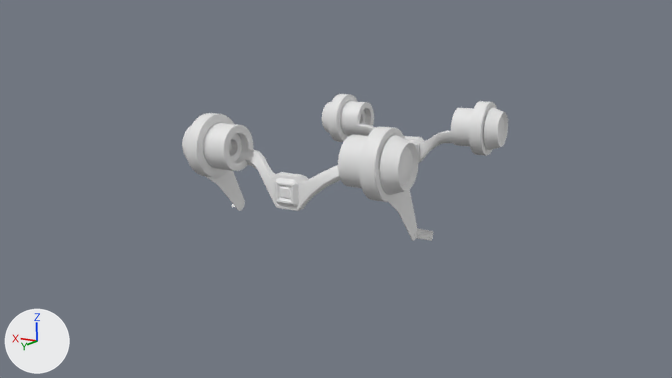
One commit to the Blender file Assets/Arts/3DModels/Type - 0.1.blend: the scene before it, then after it.
Both versions are drawn from the file's camera 'Camera'. Arrows for +X, +Y and +Z are at lower left; the lights stay in place.
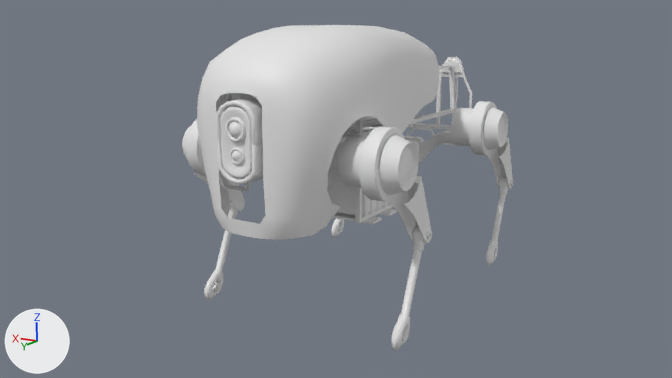
Commit message: Type 0.1 model completed

Pixel boxes (x1, y1, x2, y2) of what changed, in the pictures (672 x 378 px):
'Sphere.002', added: after (197, 25, 439, 239)
'Cube.012', added: after (216, 98, 263, 184)
'Cube.003', reshaped: before (185, 147, 433, 241); after (185, 147, 432, 243)
'Cylinder', added: after (204, 200, 425, 351)
'Cube.005', added: after (228, 65, 455, 223)
'Cube.008', added: after (327, 180, 390, 217)
'Cube.007', added: after (407, 57, 472, 145)
'Cylinder.001', added: after (331, 176, 509, 266)
'Cube.004', added: after (481, 130, 513, 188)
'Sphere', added: after (333, 208, 398, 224)
'Cube.006', added: after (219, 93, 257, 191)
'Cube.010', added: after (346, 116, 380, 132)
'Cube.009', added: after (329, 129, 365, 169)
part 1 of me_cube_002, added: after (427, 179, 513, 239)
part 2 of me_cube_002, built on: before (218, 174, 433, 241); after (194, 138, 513, 243)

Diff of the bpy script that builds the scene:
```diff
--- a/Assets/Arts/3DModels/Type - 0.1.blend.py
+++ b/Assets/Arts/3DModels/Type - 0.1.blend.py
@@ me_cube_002 @@
-me_cube_002.from_pydata(...)  # 125 vertices, 122 faces; spans x 0.798..0.926, y -0.429..0.24, z -0.616..0.013
+me_cube_002.from_pydata(...)  # 320 vertices, 334 faces; spans x 0.798..0.93, y -0.429..0.24, z -0.616..0.013
+# me_cube_002 part 1: a new loose piece of 146 vertices spanning x 0.911..0.93, y -0.401..-0.34, z -0.587..-0.527
+# me_cube_002 part 2: 4 vertices moved from x 0.798, y -0.403..-0.341, z -0.565..-0.526 to x 0.798, y -0.404..-0.352, z -0.581..-0.529; 17 vertices removed from x 0.798..0.926, y -0.429..-0.319, z -0.609..-0.504; 66 vertices added at x 0.798..0.913, y -0.429..0.059, z -0.616..-0.103
@@ ob_sphere_002 @@
+ob_sphere_002 = bpy.data.objects.new('Sphere.002', me_sphere_002)  # 155 vertices, 117 faces; spans x 0.0..0.62, y -0.71..0.66, z -0.95..1.42; modifiers MIRROR
+ob_sphere_002.location = (0.0, 0.636, 1.546)
+ob_sphere_002.rotation_euler = (1.571, 0.0, 0.0)  # degrees (90, 0, 0)
@@ ob_cube_012 @@
+ob_cube_012 = bpy.data.objects.new('Cube.012', me_cube_012)  # 808 vertices, 802 faces; spans x -0.73..0.73, y -0.81..0.2, z -0.93..0.93
+ob_cube_012.location = (0.0, 1.605, 1.466)
+ob_cube_012.scale = (0.211, 0.211, 0.288)
@@ ob_cube_009 @@
+ob_cube_009 = bpy.data.objects.new('Cube.009', me_cube_005)  # 248 vertices, 246 faces; spans x -0.376..0.376, y -0.133..0.133, z -0.227..0.252
+ob_cube_009.location = (0.0, 0.353, 1.241)
+ob_cube_009.rotation_euler = (1.571, 0.0, 0.0)  # degrees (90, 0, 0)
+ob_cube_009.scale = (1.0, 1.01, 1.05)
@@ ob_cube_010 @@
+ob_cube_010 = bpy.data.objects.new('Cube.010', me_cube_007)  # 476 vertices, 474 faces; spans x -1.0..1.0, y -1.0..0.51, z -1.0..1.49
+ob_cube_010.location = (0.0, 0.451, 1.609)
+ob_cube_010.scale = (0.258, 0.516, 0.168)
@@ ob_cube_008 @@
+ob_cube_008 = bpy.data.objects.new('Cube.008', me_cube_005)  # 248 vertices, 246 faces; spans x -0.376..0.376, y -0.133..0.133, z -0.227..0.252
+ob_cube_008.location = (0.0, 0.353, 0.917)
+ob_cube_008.rotation_euler = (1.571, 0.0, 0.0)  # degrees (90, 0, 0)
+ob_cube_008.scale = (1.0, 1.01, 1.05)
@@ ob_cube_007 @@
+ob_cube_007 = bpy.data.objects.new('Cube.007', me_cube_004)  # 876 vertices, 924 faces; spans x 0.0..1.19, y -3.21..1.0, z -1.0..1.0; modifiers MIRROR
+ob_cube_007.location = (0.0, -1.288, 1.499)
+ob_cube_007.scale = (0.427, -0.0102, 0.427)
@@ ob_cube_006 @@
+ob_cube_006 = bpy.data.objects.new('Cube.006', me_cube_004)  # 876 vertices, 924 faces; spans x 0.0..1.19, y -3.21..1.0, z -1.0..1.0; modifiers MIRROR
+ob_cube_006.location = (0.0, 1.321, 1.499)
+ob_cube_006.scale = (0.427, 0.0102, 0.427)
@@ ob_cube_005 @@
+ob_cube_005 = bpy.data.objects.new('Cube.005', me_cube_003)  # 307 vertices, 319 faces; spans x -20.0..0.5, y -5.5..3.2, z 1.1..67.6; modifiers MIRROR
+ob_cube_005.location = (0.0, 0.348, 0.728)
+ob_cube_005.scale = (0.0178, 0.295, 0.0178)
@@ ob_sphere @@
+ob_sphere = bpy.data.objects.new('Sphere', me_sphere)  # 522 vertices, 528 faces; spans x -0.43..0.43, y -1.3..0.61, z -0.03..0.35
+ob_sphere.location = (0.0, 0.348, 0.728)
@@ ob_cylinder_001 @@
+ob_cylinder_001 = bpy.data.objects.new('Cylinder.001', me_cylinder)  # 561 vertices, 556 faces; spans x 0.807..0.906, y -0.42..0.047, z -1.297..-0.509; modifiers MIRROR
+ob_cylinder_001.location = (0.0, -1.0, 1.3)
@@ ob_cube_004 @@
+ob_cube_004 = bpy.data.objects.new('Cube.004', me_cube_002)  # modifiers MIRROR
+ob_cube_004.location = (0.0, -1.0, 1.3)
@@ ob_cylinder @@
+ob_cylinder = bpy.data.objects.new('Cylinder', me_cylinder)  # 561 vertices, 556 faces; spans x 0.807..0.906, y -0.42..0.047, z -1.297..-0.509; modifiers MIRROR
+ob_cylinder.location = (0.0, 1.0, 1.3)
```
